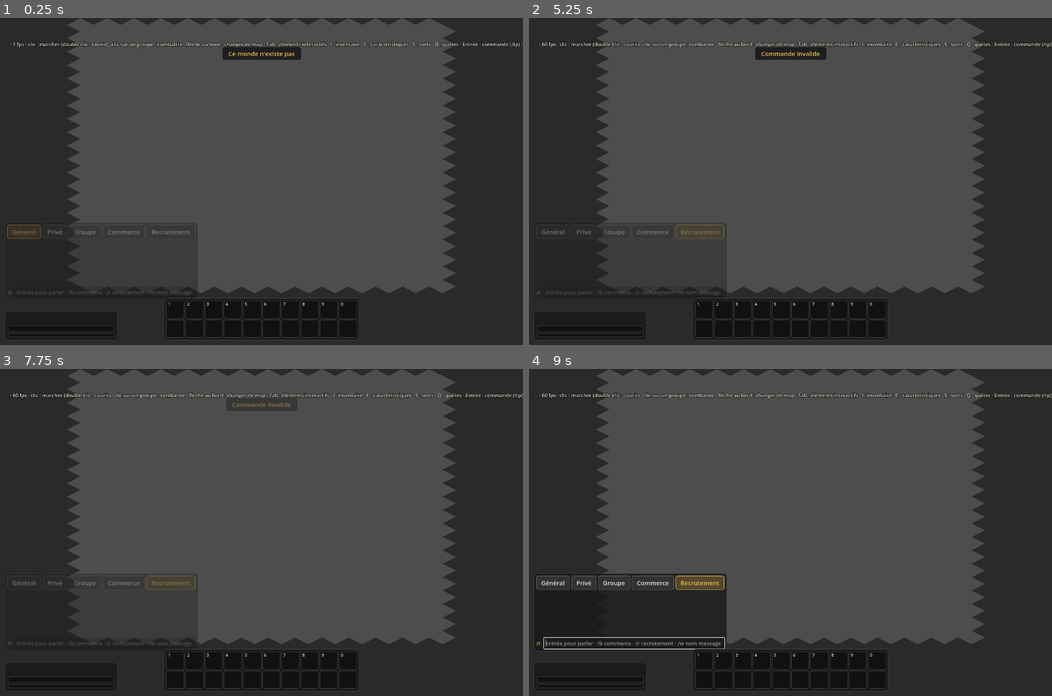
Above: before the commit, frames 1-4 (two rows, left to right).
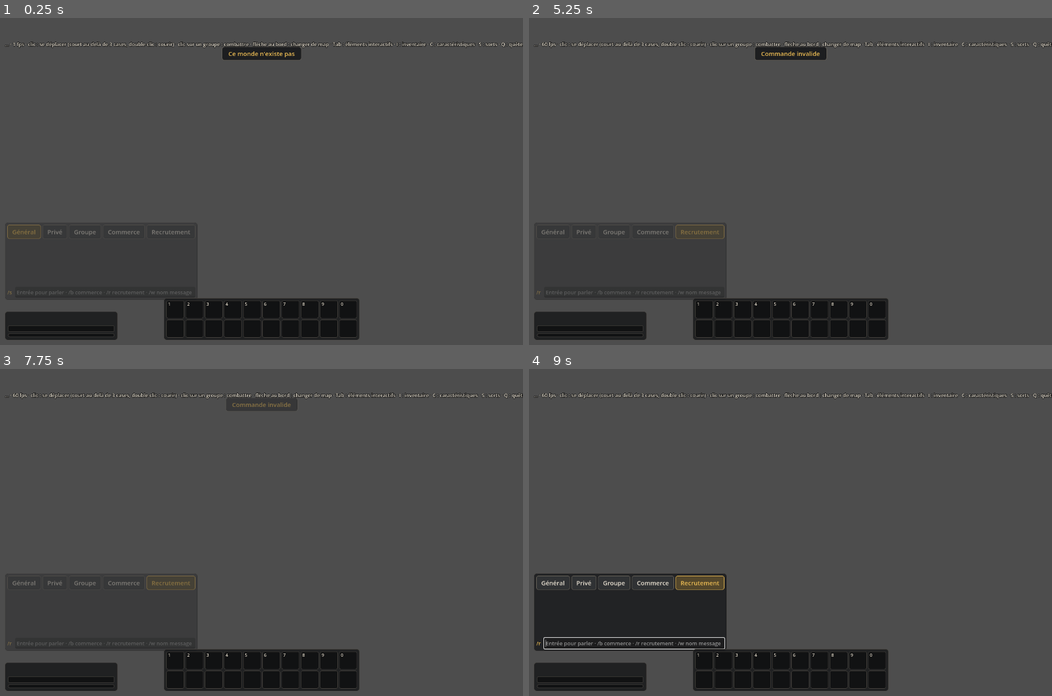
Above: after the commit, the same moments.

Repository: meakitfed/SuperDofus
Game: Godot game, scene res://scenes/client/client.tscn
Two runs of this game, one before a commit and one after it. Both use one fixed random seed, a clock stepped at 60 frames per second and the inputs below. This scene is started directly instead of the project's main scene.
Inputs (mouse positions are in pixels of both pictures, inside the frame that each line leads up to):
- Up to frame 1 (0.25 s): no input
- Up to frame 2 (5.25 s): click (633, 292) at 0.52 s; type "Alex" at 0.6 s; click "Général" at 1.25 s; click "Privé" at 2 s; click "Groupe" at 2.75 s; click "Commerce" at 3.5 s; click "Recrutement" at 4.25 s; tap Enter at 5 s; drag from (701, 309) to (842, 109) at 5.02 s
- Up to frame 3 (7.75 s): tap Space at 5.75, 7.25 s; drag from (193, 660) to (235, 597) at 5.77 s; tap Enter at 6.5, 6.6 s; move the mouse to (214, 660) at 6.52 s; hold Up 6.53-7.25 s; click (214, 660) at 6.67 s; drag from (230, 660) to (104, 483) at 7.27 s
- Up to frame 4 (9 s): drag from (780, 660) to (816, 532) at 8.02 s; tap Enter at 8.75 s; drag from (800, 660) to (712, 450) at 8.77 s

The runs differ from the first frame. In frame 1, 31% of the frame differs, in the area x 0-100%, y 0-100%; in frame 2, 31%; in frame 3, 31%; in frame 4, 31%.

Commit message:
Bords de map : fleche des que la souris depasse un cote qui mene ailleurs (case de sortie la plus proche), leger flou du hors-map seulement avec la fleche ; course automatique au-dela de 3 pas
Co-Authored-By: Claude Opus 5.5 <noreply@anthropic.com>

Diff:
--- a/game/src/client/client_session.gd
+++ b/game/src/client/client_session.gd
@@ -31,6 +31,7 @@
 var _world_sort: Node2D
 var _actors: Node2D
 var _foreground: Node2D
+var frame: MapFrame
 var _camera: Camera2D
 var _hud: Label
 ## what the last click waits for once the player stands beside it (exit, door, zaap, phoenix, NPC, element)
@@ -91,7 +92,8 @@
 	_world_sort.add_child(_actors)
 	_foreground = Node2D.new()
 	add_child(_foreground)
-	add_child(MapFrame.new()) # blurs what lies outside the cells
+	frame = MapFrame.new() # a light blur outside the cells while an exit arrow shows
+	add_child(frame)
 	_camera = Camera2D.new()
 	add_child(_camera)
 	_hud_layer = CanvasLayer.new()
@@ -200,7 +202,7 @@
 	elif fight != null:
 		help = "combat : clic = se déplacer · 1-9 = sort puis clic sur la cible · clic droit = annuler · Espace = fin du tour"
 	else:
-		help = "clic : marcher (double-clic : courir) · clic sur un groupe : combattre · flèche au bord : changer de map · Tab : éléments interactifs · I : inventaire · C : caractéristiques · S : sorts · Q : quêtes · Entrée : commande (/tp) · molette : zoom"
+		help = "clic : se déplacer (court au-delà de 3 cases, double-clic : courir) · clic sur un groupe : combattre · flèche au bord : changer de map · Tab : éléments interactifs · I : inventaire · C : caractéristiques · S : sorts · Q : quêtes · Entrée : commande (/tp) · molette : zoom"
 	player_hud.visible = fight == null
 	_hud.text = "%s · %d fps · %s" % [world_info.get("name", "…"), Engine.get_frames_per_second(), help]
 	_map_label.visible = fight == null
--- a/game/src/client/map_click.gd
+++ b/game/src/client/map_click.gd
@@ -1,13 +1,15 @@
 ## Roleplay clicks on the map inside a ClientSession (split out of client_session.gd): what is
 ## under the mouse (a fight's swords, a monster group, an NPC, an element, a door, the zaap, the
 ## phoenix, a cell) and the action that waits until the player stands beside it (PendingAction).
-##   click: walk · double click (or shift): run, like Dofus
+##   click: walk, run when it is further than RUN_CELLS steps · double click (or shift): run, like Dofus
 class_name MapClick
 extends RefCounted
 
 ## a second click this soon (ms) and this close (cells) to the first one turns the walk into a run
 const DOUBLE_MS := 350
 const DOUBLE_CELLS := 1
+## further than this many steps, the player runs anyway (walking far is only slow)
+const RUN_CELLS := 3
 
 var _s: ClientSession
 var _last_ms := -100000
@@ -50,7 +52,7 @@
 		if spot == me_cell:
 			try_pending(_s.backend.time_ms())
 		elif spot >= 0:
-			_s.backend.send(Protocol.move(spot, run))
+			_go(spot, run)
 		return
 	if pending.kind == PendingAction.Kind.NPC:
 		pending.clear()
@@ -67,14 +69,19 @@
 	if cell >= 0 and (_s._map_view.is_zaap(cell) or phoenix): # walk beside it (the closest cell), then use it
 		_walk_beside(map.phoenix if phoenix else map.zaap, cell, PendingAction.Kind.PHOENIX if phoenix else PendingAction.Kind.ZAAP, -1, run)
 		return
-	if cell < 0 or not map.is_walkable(cell):
+	var edge := MapHover.edge_exit(map, p) if cell < 0 else {}
+	if not edge.is_empty(): # past the edge: to the closest exit cell of that side, then change map
+		cell = int(edge["cell"])
+		pending.set_exit(str(edge["dir"]))
+	elif cell < 0 or not map.is_walkable(cell):
 		return
-	pending.set_exit(PendingAction.exit_for(map, cell, p))
+	else:
+		pending.set_exit(PendingAction.exit_for(map, cell, p))
 	var me: ActorView = views[_s.you] if views.has(_s.you) else null
 	if me != null and me.dest_cell() == cell and not me.is_moving(_s.backend.time_ms()):
 		try_pending(_s.backend.time_ms())
 		return
-	_s.backend.send(Protocol.move(cell, run))
+	_go(cell, run)
 
 
 ## Walks to the cell beside `target` closest to the player, then does `kind`.
@@ -89,7 +96,7 @@
 	if near[0] == me_cell:
 		try_pending(_s.backend.time_ms())
 	else:
-		_s.backend.send(Protocol.move(near[0], run))
+		_go(near[0], run)
 
 
 ## Monster group under the mouse (sprite box around each member), -1 if none.
@@ -167,3 +174,20 @@
 				return # not there yet (the move may not have started)
 			_s.backend.send(Protocol.change_map(pending.exit))
 	pending.clear()
+
+
+## Moves the player to `cell`, running when asked or when it is further than RUN_CELLS steps.
+func _go(cell: int, run: bool) -> void:
+	_s.backend.send(Protocol.move(cell, run or steps_to(cell) > RUN_CELLS))
+
+
+## Steps from where the player stands (or walks through) now to `cell` (straight distance without a path).
+func steps_to(cell: int) -> int:
+	var me: ActorView = _s.views[_s.you] if _s.views.has(_s.you) else null
+	if me == null:
+		return 0
+	var from := MapGeometry.screen_to_cell(me.position)
+	if from < 0:
+		from = me.cell
+	var path: Array = _s.finder.find_path(from, cell) if _s.finder != null else []
+	return path.size() - 1 if path.size() >= 2 else MapGeometry.distance(from, cell)
--- a/game/src/client/map_frame.gd
+++ b/game/src/client/map_frame.gd
@@ -1,13 +1,16 @@
-## What lies outside the playable cells (scenery overflowing the 14 x 20 grid, the
-## background colour) is blurred and darkened, like the Dofus 3 client on a wide screen:
-## the edge of the map, where a click changes map, is plain to see. Drawn above the map
-## and the entities (it reads the screen behind it), below the HUD.
+## While the mouse points at a way out (an exit arrow, MapHover), what lies outside the
+## playable cells (scenery overflowing the 14 x 20 grid, the background colour) fades into a
+## light blur: the edge of the map, where a click changes map, shows for a moment. Nothing
+## otherwise. Drawn above the map and the entities (it reads the screen behind it), below the HUD.
 class_name MapFrame
 extends Node2D
 
 ## iso coords -> texel (OFFSET + ix, OFFSET + iy) of the mask (MapGeometry.from_iso)
 const OFFSET := 16 # iso x: 0..33, iso y: -13..19
 const SIZE := 64
+## fade in / out (per second)
+const FADE_IN := 8.0
+const FADE_OUT := 4.0
 const SHADER := """
 shader_type canvas_item;
 uniform sampler2D screen_tex : hint_screen_texture, filter_linear;
@@ -15,8 +18,9 @@
 uniform vec2 cell_size;
 uniform float offset;
 uniform vec2 origin; // the rect's position: VERTEX is local to it
-uniform float blur_px = 2.5;
-uniform float darken = 0.45;
+uniform float blur_px = 0.9;
+uniform float darken = 0.12;
+uniform float amount = 0.0;
 varying vec2 world;
 
 void vertex() {
@@ -40,12 +44,15 @@
 			n += 1.0;
 		}
 	}
-	COLOR = vec4(sum / n * (1.0 - darken), 1.0);
+	COLOR = vec4(sum / n * (1.0 - darken), amount);
 }
 """
 
 static var _mask: ImageTexture
 var _rect: ColorRect
+## set by MapHover each frame: an exit arrow shows
+var shown := false
+var _amount := 0.0
 
 
 func _ready() -> void:
@@ -66,6 +73,20 @@
 	mat.set_shader_parameter("origin", b.position)
 	_rect.size = b.size
 	add_child(_rect)
+	visible = false
+
+
+func _process(delta: float) -> void:
+	var to := 1.0 if shown else 0.0
+	if is_equal_approx(_amount, to) and visible == shown:
+		return
+	_amount = move_toward(_amount, to, delta * (FADE_IN if shown else FADE_OUT))
+	visible = _amount > 0.0
+	(_rect.material as ShaderMaterial).set_shader_parameter("amount", _amount)
+
+
+func amount() -> float:
+	return _amount
 
 
 ## One texel per iso cell: white = a cell of the map.
--- a/game/src/client/map_hover.gd
+++ b/game/src/client/map_hover.gd
@@ -1,7 +1,8 @@
 ## What the mouse points at on the map, out of fight (like the Dofus client): the sprite of
 ## a resource, a door, the zaap or the phoenix lights up with a tooltip (what it is, what a
-## click does, where a door leads), the cursor turns into an arrow over an exit cell and a
-## hand over what can be used. Holding the "highlight" key lights every one of them at once.
+## click does, where a door leads), the cursor turns into an arrow over an exit cell or past
+## the edge of a side that leads out (MapFrame then blurs the outside a little) and a hand
+## over what can be used. Holding the "highlight" key lights every one of them at once.
 class_name MapHover
 extends RefCounted
 
@@ -37,6 +38,8 @@
 	_light(t, all)
 	_s._map_view.show_passages = all
 	var kind := str(t.get("kind", ""))
+	if _s.frame != null:
+		_s.frame.shown = kind == "exit" # the edge of the map shows while an exit arrow does
 	MapCursor.show(str(t["dir"]) if kind == "exit" else "use" if kind != "" or (hovering and _s.clicks.npc_at(p) >= 0) else "")
 	_update_tip(t if kind != "exit" else {}, _s.get_viewport().get_canvas_transform() * p)
 
@@ -45,7 +48,7 @@
 ## cell, ...} ({} = a plain cell). Same order as MapClick.click.
 static func target(map: MapData, view: MapView, cell: int, p: Vector2) -> Dictionary:
 	if cell < 0:
-		return {}
+		return edge_exit(map, p)
 	var el := map.interactive_near(cell)
 	if not el.is_empty():
 		return {"kind": "element", "cell": int(el["cell"]), "e": int(el["e"]), "gfx": int(el.get("gfx", 0)), "skill": int(el["skill"])}
@@ -61,6 +64,26 @@
 		if dir != "":
 			return {"kind": "exit", "cell": cell, "dir": dir}
 	return {}
+
+
+## The mouse past the map's cells, on a side that leads to another map: that side's exit cell
+## closest to the mouse ({kind: exit, cell, dir}; {} = no exit on that side), however far along
+## the side the mouse is. The side = the edge of the map the mouse is the furthest past.
+static func edge_exit(map: MapData, p: Vector2) -> Dictionary:
+	var b := MapGeometry.screen_bounds()
+	var past := {"left": b.position.x - p.x, "right": p.x - b.end.x, "top": b.position.y - p.y, "bottom": p.y - b.end.y}
+	var side := "left"
+	for dir: String in past:
+		if past[dir] > past[side]:
+			side = dir
+	var best := -1
+	var best_d := INF
+	for c in map.exit_cells(side):
+		var d := MapGeometry.to_screen(c).distance_squared_to(p)
+		if d < best_d:
+			best = c
+			best_d = d
+	return {"kind": "exit", "cell": best, "dir": side} if best >= 0 else {}
 
 
 ## The tooltip of a target: [title, what a click does (or why not)].
@@ -159,3 +182,5 @@
 	_light({}, false)
 	_update_tip({})
 	MapCursor.show("")
+	if _s.frame != null:
+		_s.frame.shown = false
--- a/game/tests/test_map_ui.gd
+++ b/game/tests/test_map_ui.gd
@@ -64,6 +64,19 @@
 	s.clicks.press(MapGeometry.to_screen(356), false) # a third click starts over
 	b.poll(0.05)
 	check(not me.run, "the next click walks again")
+	_drop(s)
+
+
+## Further than 3 steps the player runs anyway, from one click.
+func test_far_away_runs_from_one_click() -> void:
+	var server := _world()
+	var s := _session(server)
+	var b := s.backend as LocalBackend
+	var me: SimActor = b.sim.players[b.player_id]
+	eq(s.clicks.steps_to(300 + 28 * 6), 6)
+	s.clicks.press(MapGeometry.to_screen(300 + 28 * 6), false)
+	b.poll(0.05)
+	check(me.run, "6 steps: a run")
 	_drop(s)
 
 
@@ -89,6 +102,62 @@
 	view.free()
 
 
+## Past the edge of the map, the arrow of that side if it leads out, at its exit cell closest to
+## the mouse, however far along the side; a click there walks to that cell and changes map.
+func test_past_the_edge_the_closest_exit_of_that_side() -> void:
+	var m := MapData.new()
+	m.neighbors["left"] = 2
+	var view := MapView.new()
+	view.set_map(m)
+	var b := MapGeometry.screen_bounds()
+	var far_left := Vector2(b.position.x - 300.0, b.position.y + 40.0) # far left, by the top corner
+	eq(MapGeometry.screen_to_cell(far_left), -1, "off the cells")
+	var t := MapHover.target(m, view, -1, far_left)
+	eq(t.get("kind"), "exit")
+	eq(t.get("dir"), "left")
+	var best := -1
+	for c in m.exit_cells("left"):
+		if best < 0 or MapGeometry.to_screen(c).distance_to(far_left) < MapGeometry.to_screen(best).distance_to(far_left):
+			best = c
+	eq(int(t["cell"]), best, "the closest left exit cell")
+	check(MapGeometry.to_screen(best).y < b.get_center().y, "up the side, by the mouse")
+	eq(MapHover.target(m, view, -1, Vector2(b.get_center().x, b.position.y - 50.0)), {}, "above: no map up there")
+	eq(MapHover.target(m, view, -1, Vector2(b.end.x + 20.0, b.get_center().y)), {}, "right: none either")
+	view.free()
+
+
+func test_a_click_past_the_edge_leaves_the_map() -> void:
+	var server := LocalServer.new()
+	server.sources["walk"] = WorldSource.from_dicts(
+		{"id": "walk", "name": "Walk", "start_map": 1, "start_cell": 300, "wander_ms": [600000, 600000]},
+		[{"id": 1, "coords": [0, 0], "neighbors": {"right": 2}}, {"id": 2, "coords": [1, 0], "neighbors": {"left": 1}}])
+	var s := _session(server)
+	var b := s.backend as LocalBackend
+	var bounds := MapGeometry.screen_bounds()
+	s.clicks.press(Vector2(bounds.end.x + 200.0, bounds.end.y + 100.0), false) # far past the right, low
+	eq(s._pending.exit, "right", "the exit waits for the walk")
+	b.poll(0.05)
+	var me: SimActor = b.sim.players[b.player_id]
+	check(not me.path.is_empty(), "walking")
+	check(s.map.can_exit(int(me.path[-1]), "right"), "to a cell of the right side")
+	check(MapGeometry.to_screen(int(me.path[-1])).y > bounds.get_center().y, "low on the side, by the mouse")
+	_drop(s)
+
+
+## The frame's blur shows only with an exit arrow.
+func test_the_edge_blurs_only_with_the_arrow() -> void:
+	var f := MapFrame.new()
+	_tree().root.add_child(f)
+	check(not f.visible, "nothing at rest")
+	f.shown = true
+	f._process(1.0)
+	check(f.visible and f.amount() > 0.9, "the arrow: the blur")
+	f.shown = false
+	f._process(1.0)
+	check(not f.visible, "gone again")
+	f.queue_free()
+
+
 ## The portal of Astrub says where it leads (another area: its name).
 func test_the_way_up_says_incarnam() -> void:
 	var src := JsonWorldSource.for_world("dofus")
--- a/game/tools/client_shot.gd
+++ b/game/tools/client_shot.gd
@@ -534,6 +534,12 @@
 			_client._map_view.queue_redraw()
 		"hoverat": # hoverat:<cell>: the mouse as if over that cell (lit sprite, tooltip: MapHover)
 			_client._hover.force_point = MapGeometry.to_screen(int(c[2]))
+		"hoverpast": # hoverpast:<left|right|top|bottom>[:<along 0..1>]: the mouse past that edge of the map (exit arrow, blur)
+			var mb := MapGeometry.screen_bounds()
+			var f := float(c[3]) if c.size() > 3 else 0.5
+			var at := {"left": Vector2(mb.position.x - 60.0, lerpf(mb.position.y, mb.end.y, f)), "right": Vector2(mb.end.x + 60.0, lerpf(mb.position.y, mb.end.y, f)),
+				"top": Vector2(lerpf(mb.position.x, mb.end.x, f), mb.position.y - 40.0), "bottom": Vector2(lerpf(mb.position.x, mb.end.x, f), mb.end.y + 40.0)}
+			_client._hover.force_point = at[str(c[2])]
 		"highlight": # as if the "highlight" key (Tab) were held: every element, door and exit glows
 			_client._hover.force_all = true
 		"grid":
Not shown, changed: CLAUDE.md
Not shown, changed: docs/ROADMAP.md
